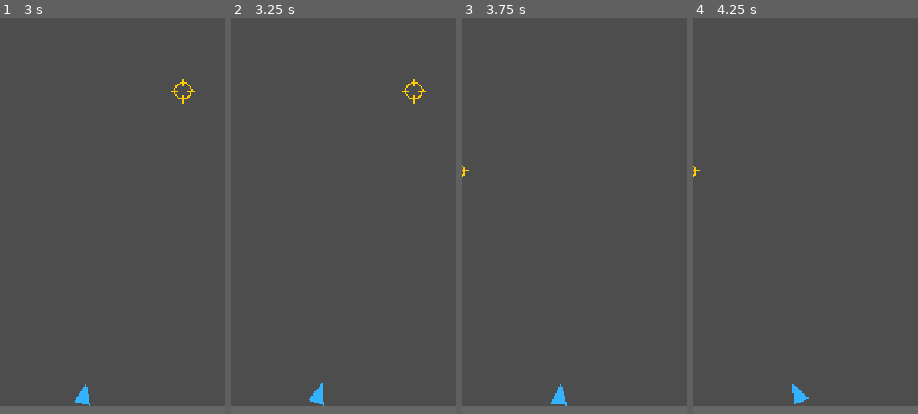
Above: before the commit, frames 1-4 (left to right).
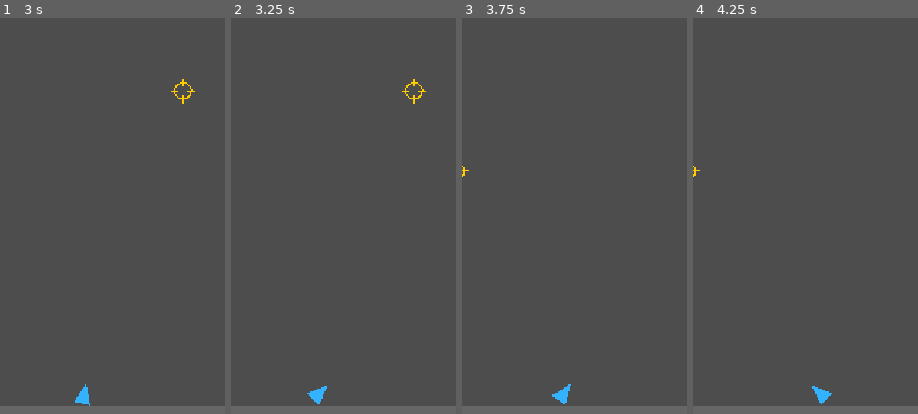
Above: after the commit, the same moments.

Repository: sqrt57/vector-thrust
Game: Godot game, scene res://scenes/main.tscn
The game is run twice, just before and just after one commit, with the same random seed, the same clock (stepped at 60 frames per second) and the same inputs.
Inputs (mouse positions are % of the whole screen's width and height, from its top left):
- Up to frame 1 (3 s): click "THRUST" at 0.5 s; click "THRUST" at 1.25 s; click "THRUST" at 2 s; tap Enter at 2.75 s; move the mouse to (72, 44) at 2.77 s; click (72, 44) at 2.92 s
- Up to frame 2 (3.25 s): tap Space at 3.02 s
- Up to frame 3 (3.75 s): move the mouse to (30, 55) at 3.52 s; click (30, 55) at 3.67 s
- Up to frame 4 (4.25 s): tap Space at 3.77 s
The pictures show only the part of the screen within x 31-81%, y 35-85%; the shares and areas given below are measured in that part.

Frame 1 is identical in both runs. In frame 2, 0.1% of the frame differs, in the area x 33-43%, y 92-98%; in frame 3, 0.2%; in frame 4, 0.4%, in the area x 44-62%, y 92-98%.

Commit message:
M3: navigator aims for accelerate-then-decelerate horizontal profile, capped for climb

Diff:
--- a/scripts/vehicle.gd
+++ b/scripts/vehicle.gd
@@ -3,10 +3,19 @@
 @export var gravity: float = 800.0
 @export var thrust_acceleration: float = 1400.0
 
-## Rate-limited turn speed the navigator uses to align toward
-## navigator_target, in radians/sec. First-pass value, not yet tuned
-## against thrust burst timing (see backlog.md M2).
+## Rate-limited turn speed the navigator uses to align toward the desired
+## facing computed each tick (see _desired_rotation), in radians/sec.
+## Tuned against thrust burst timing in M2 (see backlog.md); unaffected
+## by the M3 targeting model below.
 @export var navigator_turn_rate: float = 3.0
+
+## Minimum vertical-thrust margin over gravity the navigator will reserve
+## when leaning the ship sideways for horizontal acceleration, as a
+## multiple of gravity (1.2 = held thrust must still net at least
+## 0.2*gravity of upward acceleration). Bounds how far off vertical the
+## navigator will ever aim, regardless of how urgently it wants
+## horizontal thrust (see backlog.md M3).
+@export var navigator_min_climb_ratio: float = 1.2
 
 ## World-space point the navigator is rotating the vehicle toward. Set by
 ## tap-to-target input (see main.gd).
@@ -26,8 +35,38 @@
 func set_navigator_target(target: Vector2) -> void:
 	navigator_target = target
 
+## Desired facing angle (radians, 0 = straight up) that gives held thrust
+## an accelerate-then-decelerate horizontal profile toward
+## navigator_target: burn toward the target while stopping distance at
+## the current horizontal speed is less than the remaining horizontal
+## gap, then flip to braking once it isn't. Tilt is capped so held
+## thrust always keeps navigator_min_climb_ratio worth of vertical
+## climb, however urgent the horizontal need. Vertical distance to the
+## target isn't considered — when to burn vertically is left to the
+## player's thrust hold, per control-schemes.md.
+func _desired_rotation() -> float:
+	var max_tilt := acos(clamp(gravity * navigator_min_climb_ratio / thrust_acceleration, -1.0, 1.0))
+	var horizontal_max_accel := thrust_acceleration * sin(max_tilt)
+	if horizontal_max_accel <= 0.0:
+		return 0.0
+
+	var dx := navigator_target.x - position.x
+	var vx := velocity.x
+	var stopping_distance := (vx * vx) / (2.0 * horizontal_max_accel)
+	var approaching := dx * vx > 0.0
+
+	var ax_desired := 0.0
+	if approaching and stopping_distance >= absf(dx):
+		ax_desired = -sign(vx) * horizontal_max_accel
+	elif dx != 0.0:
+		ax_desired = sign(dx) * horizontal_max_accel
+	else:
+		ax_desired = -sign(vx) * horizontal_max_accel
+
+	return asin(clamp(ax_desired / thrust_acceleration, -1.0, 1.0))
+
 func _physics_process(delta: float) -> void:
-	var desired_rotation := (navigator_target - position).angle() + PI / 2.0
+	var desired_rotation := _desired_rotation()
 	var angle_diff := wrapf(desired_rotation - rotation, -PI, PI)
 	var max_delta := navigator_turn_rate * delta
 	rotation += clamp(angle_diff, -max_delta, max_delta)
